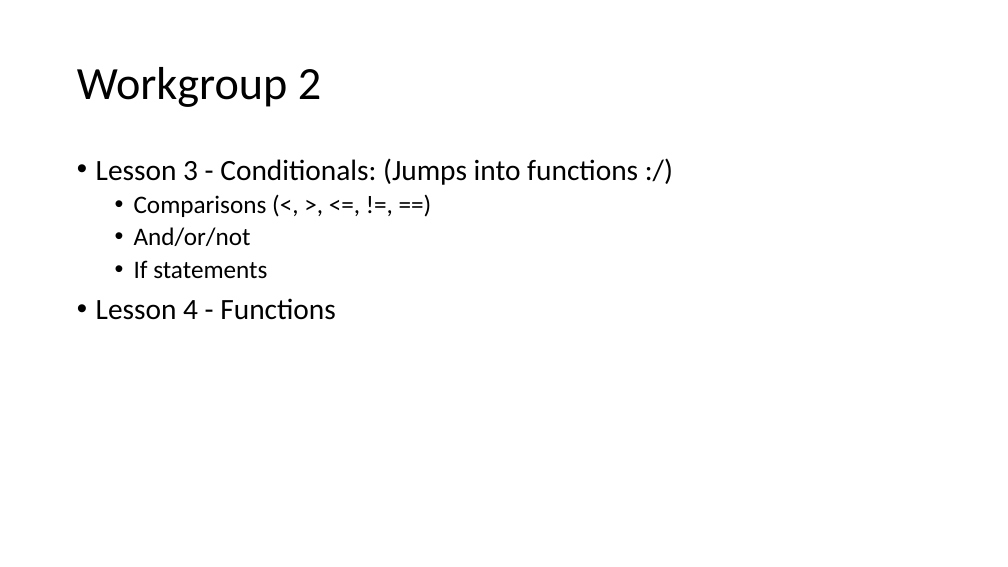
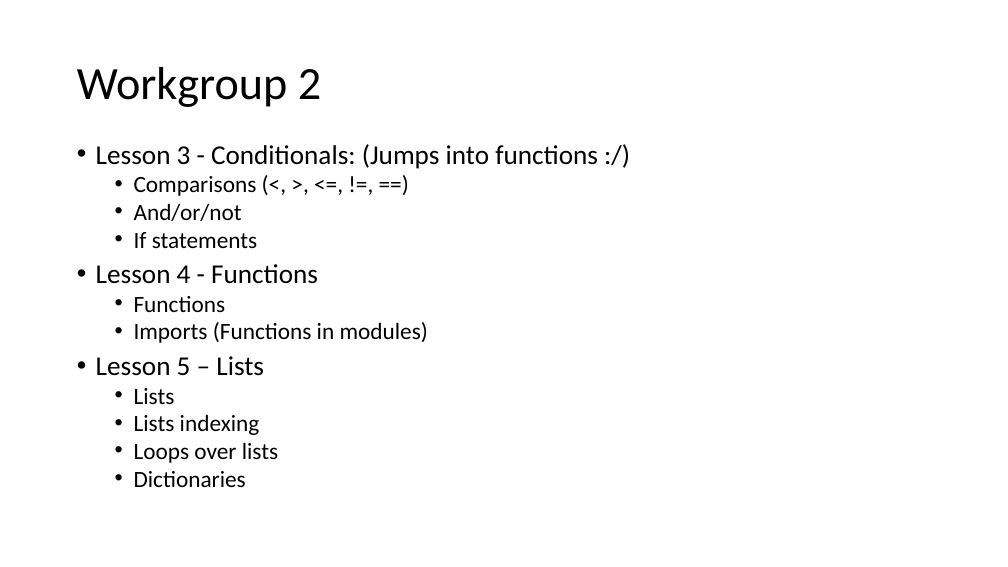
Before and after one commit to jbousquin/py_workgroup, a slide deck: slide 2 of slides/GED_Python_Workgroup_2018_01_16.pptx. Drawn at 1008x567 pixels with LibreOffice and Linux fonts; fonts in the diff are those of the drawing. Boxes give left, top, right and bottom in pixels: in the first picture for what was removed or moved away, otherwise in the second. Text is boxed around its words. In the diff, an @@ line names an element or a change of style, - is before the commit and + after.

Commit message:
updated agenda

```diff
--- a/slides/GED_Python_Workgroup_2018_01_16.pptx
+++ b/slides/GED_Python_Workgroup_2018_01_16.pptx
@@ text "Lesson 3 - Conditionals: (Jumps ...": place and size @@
-text "Lesson 3 - Conditionals: (Jumps ..." at [96, 158, 638, 320]
+text "Lesson 3 - Conditionals: (Jumps ..." at [96, 144, 598, 487]
@@ text at [96, 144, 598, 284]: size 28 to 25.9 pt in "Lesson 3 - Conditionals: (Jumps into functions ...", "Lesson 4 - Functions"; size 24 to 22.2 pt in "Comparisons (<, >, <=, !=, ==)", "And/or/not", "If statements"; line spacing 0.9 to 0.8 @@
@@ text at [96, 296, 428, 487]: paragraphs added @@
+  • Functions
+  • Imports (Functions in modules)
+• Lesson 5 – Lists
+  • Lists
+  • Lists indexing
+  • Loops over lists
+  • Dictionaries
```
